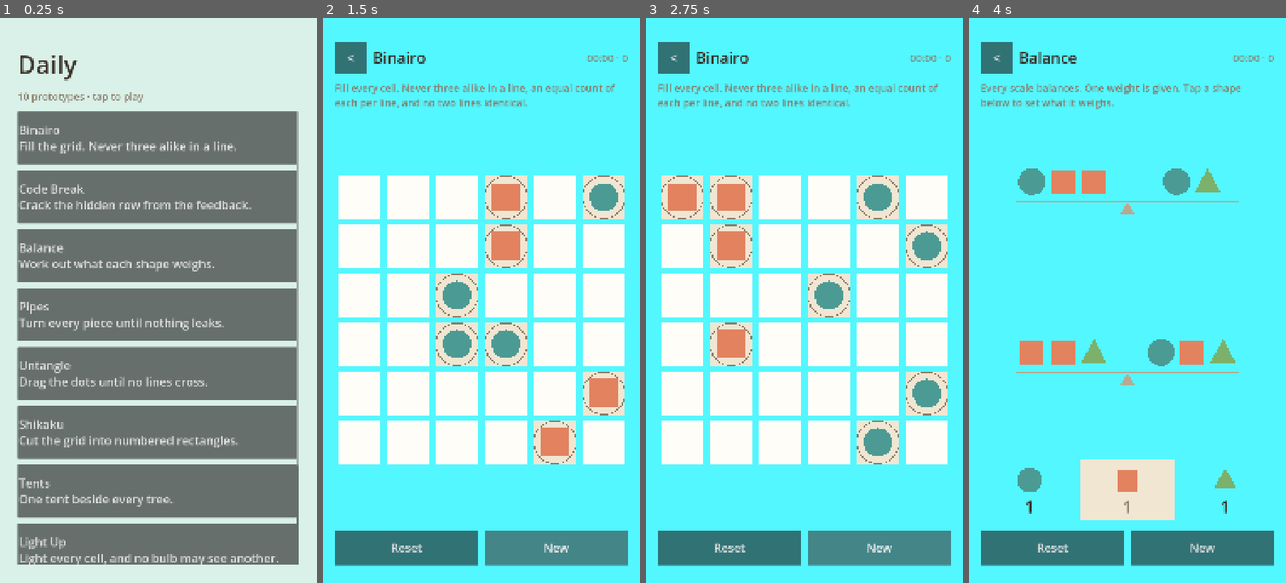
Above: before the commit, frames 1-4 (left to right).
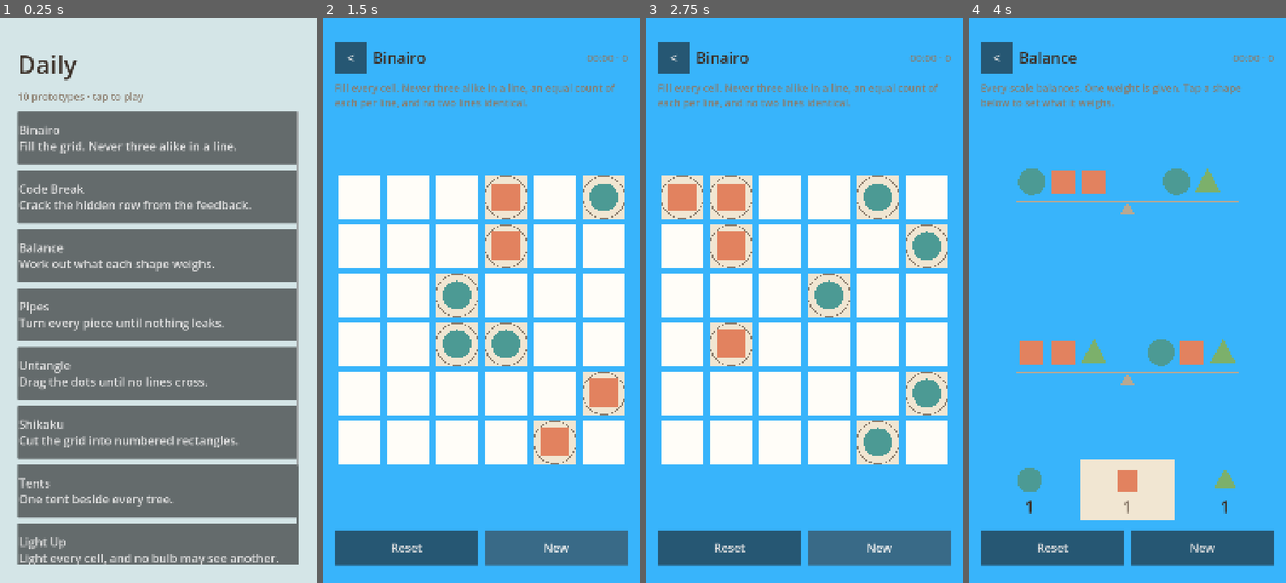
Above: after the commit, the same moments.

Repository: flavioriper/daily-games
Game: Godot game, scene res://world/main.tscn
Same seed, same stepped clock (60 frames per second), same inputs: the game is played once before the commit and once after it.
Inputs:
- Up to frame 1 (0.25 s): no input
- Up to frame 2 (1.5 s): click "Binairo Fill the grid. Never …" at 0.5 s; click "New" at 1.25 s
- Up to frame 3 (2.75 s): click "New" at 2 s
- Up to frame 4 (4 s): click "<" at 2.75 s; click "Balance Work out what each sh…" at 3.5 s

The runs differ from the first frame. In frame 2, 62% of the frame differs, in the area x 0-100%, y 0-100%; in frame 3, 62%; in frame 4, 92%.

Commit message:
fix: light energies sum to albedo; ignore docs/ for import

Diff:
--- a/world/stage.gd
+++ b/world/stage.gd
@@ -25,7 +25,10 @@
 	sun = DirectionalLight3D.new()
 	sun.name = "Sun"
 	sun.light_color = Color("fff1dc")
-	sun.light_energy = 1.2
+	# The toon shader adds LIGHT_COLOR / PI (= colour x energy) for a fully lit
+	# band and the pipeline adds ambient x albedo, so these two sum to 1.0 and a
+	# lit face comes out at roughly its albedo instead of clipping.
+	sun.light_energy = 0.8
 	sun.shadow_enabled = true
 	sun.directional_shadow_mode = DirectionalLight3D.SHADOW_ORTHOGONAL
 	sun.directional_shadow_max_distance = 40.0
@@ -46,7 +49,7 @@
 	env.sky = sky
 	env.ambient_light_source = Environment.AMBIENT_SOURCE_COLOR
 	env.ambient_light_color = Pal.AMBIENT
-	env.ambient_light_energy = 0.6
+	env.ambient_light_energy = 0.2
 	env.tonemap_mode = Environment.TONE_MAPPER_LINEAR
 	env.glow_enabled = false
 	var world_env := WorldEnvironment.new()
Not shown, added: docs/.gdignore
